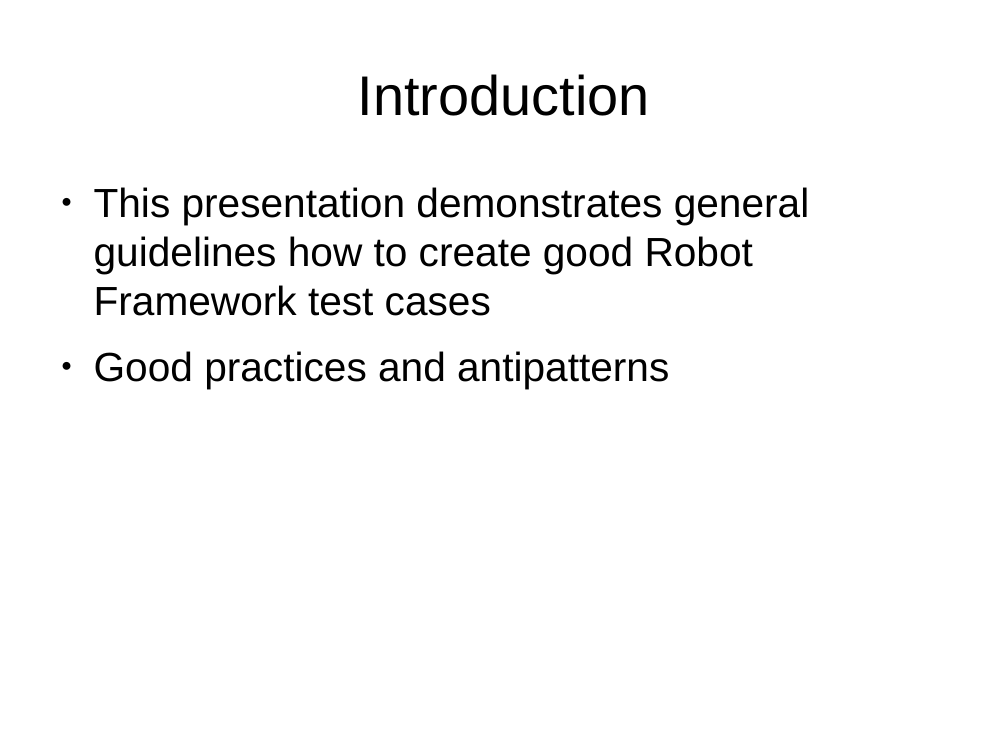
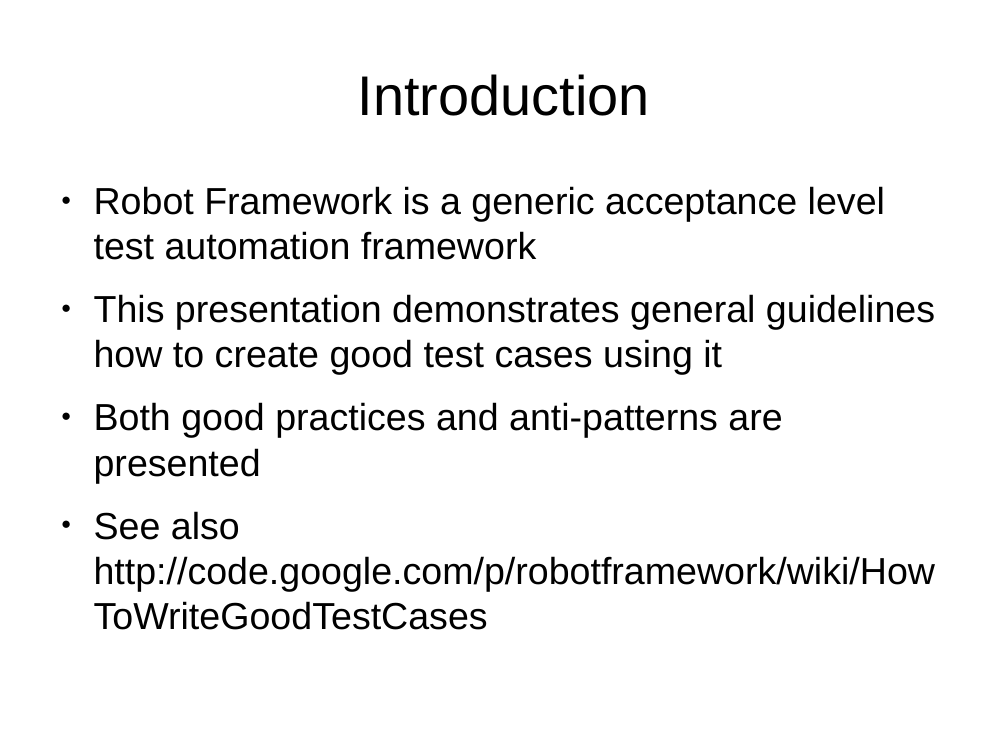
Before and after one commit to robotframework/DosDontsSlides, a slide deck: slide 2 of RobotFrameworkDosAndDonts.odp. Drawn at 1008x756 pixels with LibreOffice and Linux fonts; fonts in the diff are those of the drawing. Boxes give left, top, right and bottom in pixels: in the first picture for what was removed or moved away, otherwise in the second. Text is boxed around its words. In the diff, an @@ line names an element or a change of style, - is before the commit and + after.

```diff
--- a/RobotFrameworkDosAndDonts.odp
+++ b/RobotFrameworkDosAndDonts.odp
@@ text at <box>94,186,935,591</box>: text changed; size 32 to 29.6 pt @@
-● This presentation demonstrates general guidelines how to create good Robot Framework test cases
-● Good practices and antipatterns
+● Robot Framework is a generic acceptance level test automation framework
+● This presentation demonstrates general guidelines how to create good test cases using it
+● Both good practices and anti-patterns are presented
+● See also http://code.google.com/p/robotframework/wiki/HowToWriteGoodTestCases
```
Also in this commit, not shown: 6 other slides changed.
